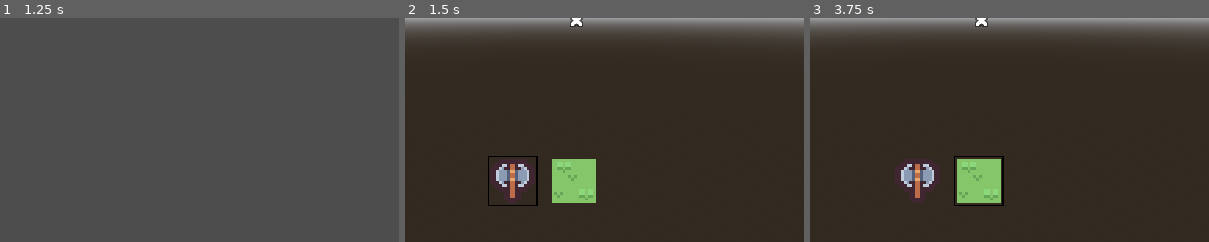
Above: before the commit, frames 1-3 (left to right).
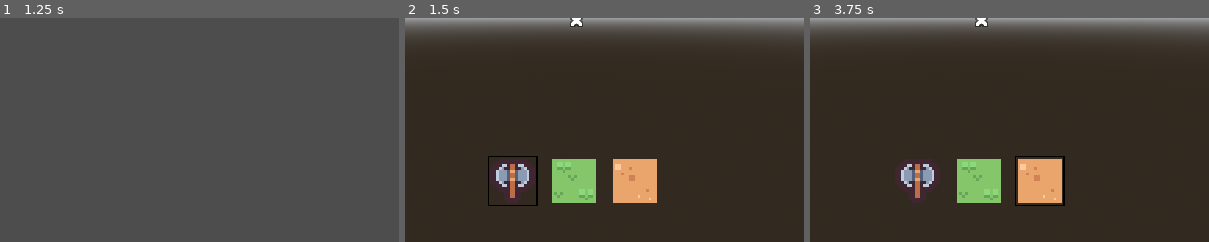
Above: after the commit, the same moments.

Repository: Nathan3-14/noise
Game: Godot game, scene res://world.tscn
Same seed, same stepped clock (60 frames per second), same inputs: the game is played once before the commit and once after it.
Inputs (mouse positions are % of the whole screen's width and height, from its top left):
- Up to frame 1 (1.25 s): click (15, 10) at 0.52 s; type "12" at 0.6 s
- Up to frame 2 (1.5 s): click "Create World" at 1.25 s
- Up to frame 3 (3.75 s): tap Enter (ui_accept) at 2, 2.75, 3.5 s; move the mouse to (72, 45) at 2.02 s; hold D (right) 2.03-2.78 s; click (72, 45) at 2.1 s; tap Space (jump) at 2.27, 3.02 s; move the mouse to (30, 55) at 2.77 s; hold S (down) 2.78-3.53 s; click (30, 55) at 2.85 s; move the mouse to (60, 28) at 3.52 s; hold D (right) from 3.53 s (still down); tap Mouse wheel down (inv_scroll_down) at 3.6 s
The pictures show only the part of the screen within x 29-78%, y 50-100%; the shares and areas given below are measured in that part.

Frame 1 is identical in both runs. In frame 2, 2.2% of the frame differs, in the area x 52-64%, y 62-83%; in frame 3, 2.7%, in the area x 36-64%, y 61-84%.
Error in both runs: Attempt to call function 'list_dir_begin' in base 'null instance' on a null instance. (res://world.gd:146)

Commit message:
Added dirt placement

Diff:
--- a/player.gd
+++ b/player.gd
@@ -76,6 +76,14 @@
 					var grass = get_parent().grass.instantiate()
 					get_parent().add_child(grass)
 					grass.position = place_vector
+			2:
+				if raycast.is_colliding():
+					var collider = raycast.get_collider()
+					var place_vector = Vector3(collider.position) + raycast.get_collision_normal()
+					get_parent().world_array[place_vector[0]][place_vector[1]][place_vector[2]] = 1
+					var dirt = get_parent().dirt.instantiate()
+					get_parent().add_child(dirt)
+					dirt.position = place_vector
 
 	if raycast.get_collider():
 		raycast.get_collider().selected = true
--- a/ui.gd
+++ b/ui.gd
@@ -32,9 +32,9 @@
 		change_item(player.selected_item)
 		player.selected_item -= 1
 
-	if player.selected_item > 1:
+	if player.selected_item > 2:
 		player.selected_item = 0
 	if player.selected_item < 0:
-		player.selected_item = 1
+		player.selected_item = 2
 	if changed:
 		change_item(player.selected_item)
--- a/ui.tscn
+++ b/ui.tscn
@@ -1,9 +1,10 @@
-[gd_scene load_steps=5 format=3 uid="uid://dl57ugwfdsxnx"]
+[gd_scene load_steps=6 format=3 uid="uid://dl57ugwfdsxnx"]
 
 [ext_resource type="Texture2D" uid="uid://cbbmee72ctmv7" path="res://crosshair006.png" id="1_rwnlg"]
 [ext_resource type="Texture2D" uid="uid://chk1uyanxad4l" path="res://pickaxe.png" id="2_02hre"]
 [ext_resource type="PackedScene" uid="uid://bfxkhc17bsion" path="res://item.tscn" id="2_l471v"]
 [ext_resource type="Texture2D" uid="uid://b3omjriv4a4uo" path="res://grass.png" id="3_b3iuq"]
+[ext_resource type="Texture2D" uid="uid://dfiy6qnblgro5" path="res://dirt.png" id="5_e5yw3"]
 
 [node name="UI" type="Control"]
 layout_mode = 3
@@ -12,6 +13,7 @@
 anchor_bottom = 1.0
 grow_horizontal = 2
 grow_vertical = 2
+metadata/_edit_vertical_guides_ = []
 
 [node name="Crosshair" type="TextureRect" parent="."]
 layout_mode = 2
@@ -56,7 +58,11 @@
 layout_mode = 2
 texture = ExtResource("2_02hre")
 
-[node name="Place" parent="Inventory" instance=ExtResource("2_l471v")]
+[node name="PlaceGrass" parent="Inventory" instance=ExtResource("2_l471v")]
 custom_minimum_size = Vector2(84, 0)
 layout_mode = 2
 texture = ExtResource("3_b3iuq")
+
+[node name="PlaceDirt" parent="Inventory" instance=ExtResource("2_l471v")]
+layout_mode = 2
+texture = ExtResource("5_e5yw3")
Binary file added: dirt.png
Not shown, added: dirt.png.import
Not shown, changed: game/noise.exe
